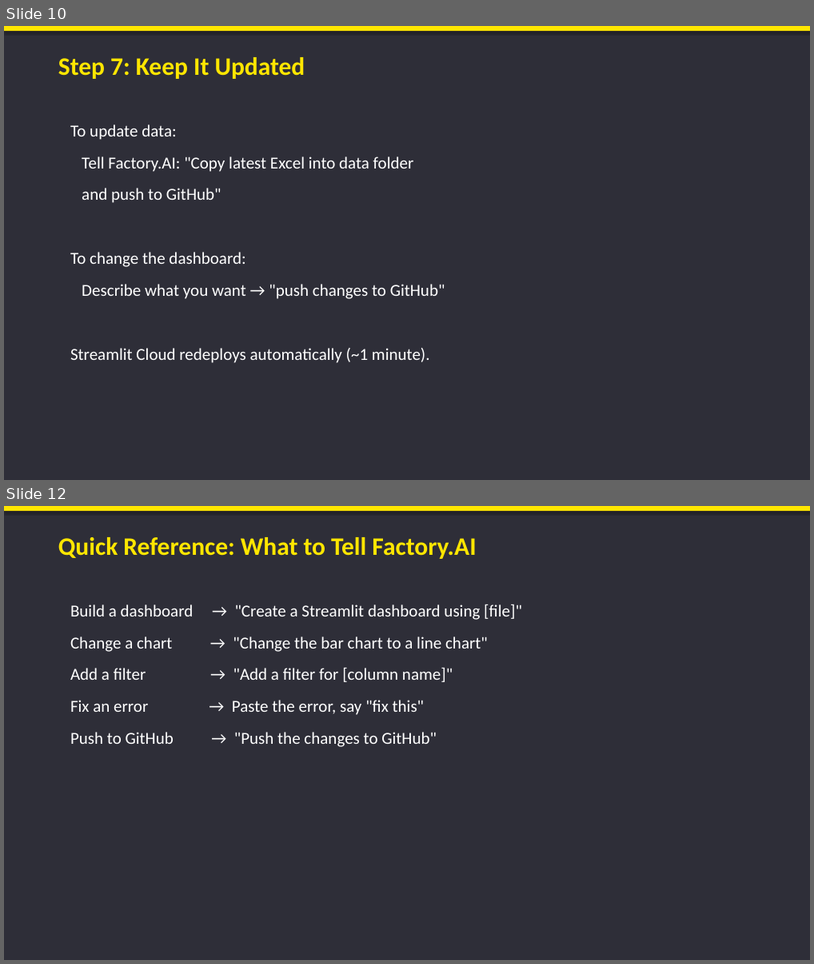
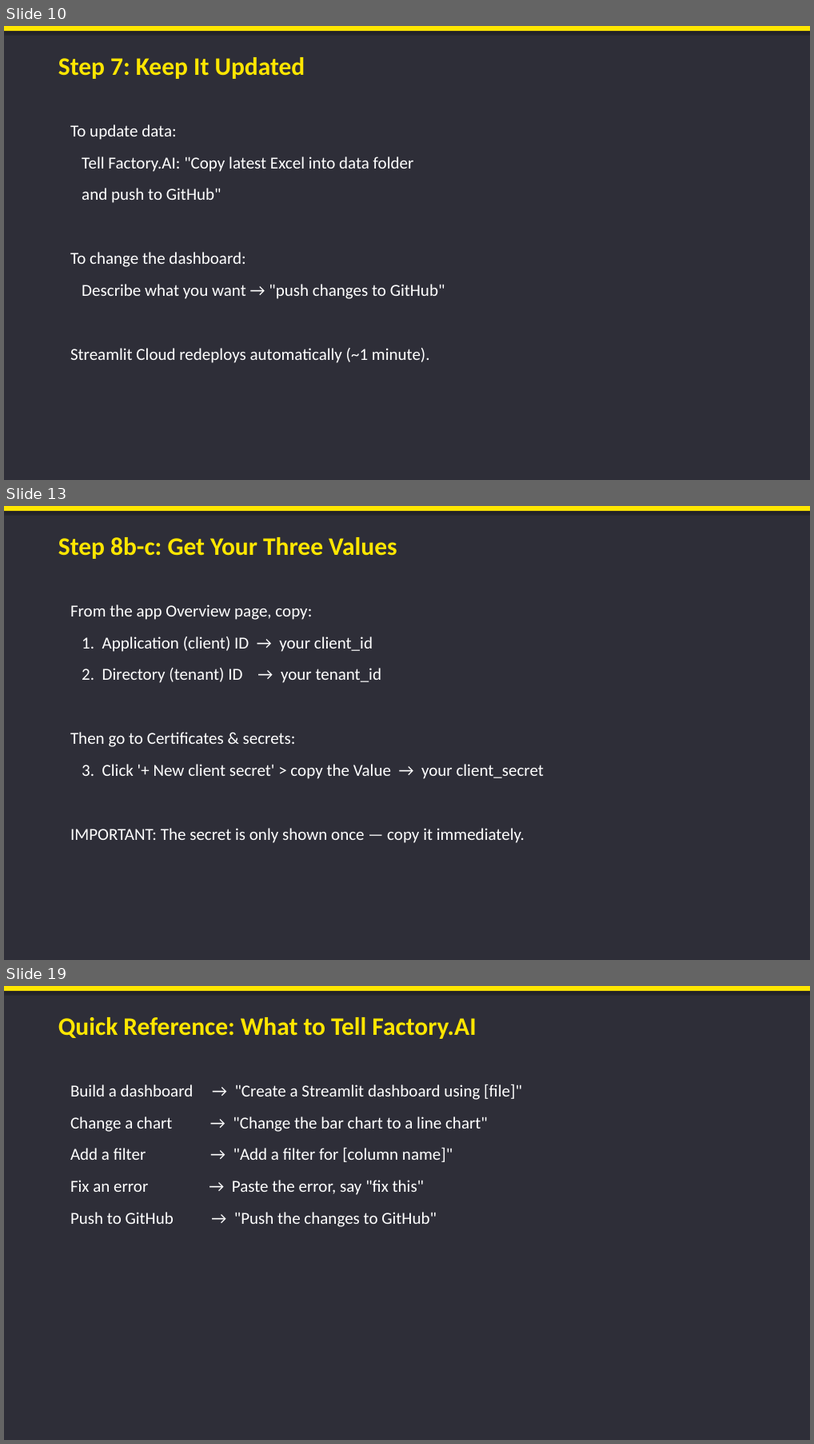
Before and after one commit to JustinDGold/Factory-Dashboard-demo, a slide deck: Factory_AI_Dashboard_Guide.pptx. Shown one above the other, each under a label of ours: slides 10 and 12 before the commit, slides 10, 13 and 19 after it; the slides between them are not shown. The pictures are 814x964 and 814x1444 pixels, drawn with LibreOffice and Linux fonts; fonts in the diff are those of the drawing. Boxes give left, top, right and bottom in pixels: in the first picture for what was removed or moved away, otherwise in the second. Text is boxed around its words. In the diff, an @@ line names an element or a change of style, - is before the commit and + after.

```diff
--- a/Factory_AI_Dashboard_Guide.pptx
+++ b/Factory_AI_Dashboard_Guide.pptx
@@ slide 13 added at box(4, 506, 810, 960), background #2E2E38 @@
@@ rectangle added at box(4, 506, 810, 511), fill #FFE600 @@
@@ text added at box(58, 537, 397, 559), 30 pt, text #FFE600, bold @@
+Step 8b-c: Get Your Three Values
@@ text added at box(70, 604, 544, 843), 20 pt, text #FFFFFF @@
+From the app Overview page, copy:
+1. Application (client) ID → your client_id
+2. Directory (tenant) ID → your tenant_id
+Then go to Certificates & secrets:
+3. Click '+ New client secret' > copy the Value → your client_secret
+IMPORTANT: The secret is only shown once — copy it immediately.
@@ what was slide 12 is now slide 19 @@
```
Also in this commit, not shown: 1 slide changed, 6 other slides added, 4 other files.
